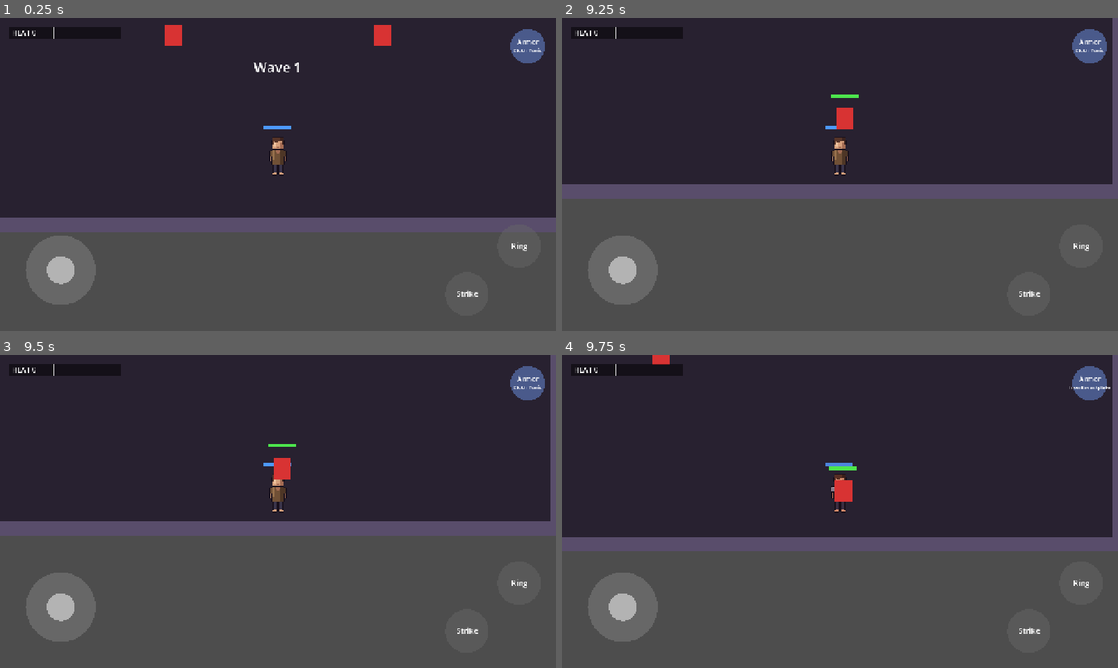
Above: before the commit, frames 1-4 (two rows, left to right).
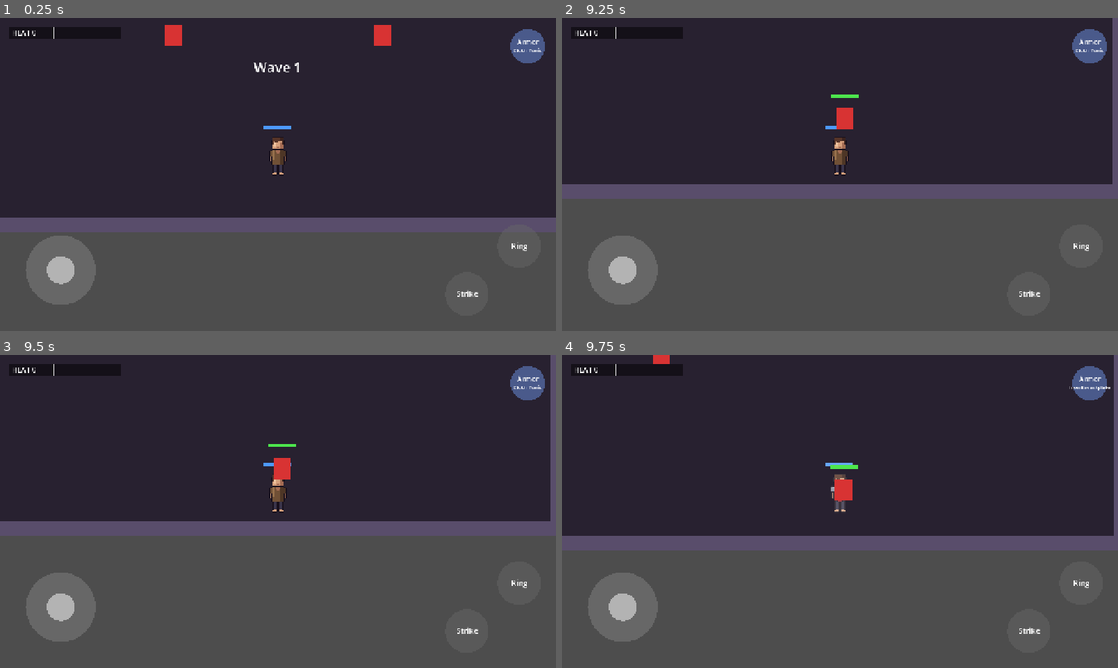
Above: after the commit, the same moments.

Repository: heytylo-png/star-patrol
Game: Godot game, scene res://scenes/hollow_throne.tscn
The game is run twice, just before and just after one commit, with the same random seed, the same clock (stepped at 60 frames per second) and the same inputs.
Inputs (mouse positions are in pixels of both pictures, inside the frame that each line leads up to):
- Up to frame 1 (0.25 s): no input
- Up to frame 2 (9.25 s): tap Enter at 0.5, 3.5, 5.75 s; move the mouse to (962, 158) at 0.52 s; hold D (move_right) 0.53-1.25 s; hold 3 (swap_armor) 0.53-1.25 s; click (962, 158) at 0.67 s; drag from (728, 190) to (812, 237) at 1.27 s; tap Space at 2, 5, 6.5 s; move the mouse to (895, 105) at 2.02 s; hold D (move_right) 2.03-2.75 s; hold 3 (swap_armor) 2.03-2.75 s; drag from (812, 237) to (673, 127) at 2.77 s; move the mouse to (1006, 221) at 3.52 s; hold A (move_left) 3.53-4.25 s; hold 3 (swap_armor) 3.53-4.25 s; drag from (673, 127) to (756, 96) at 4.27 s; move the mouse to (867, 174) at 5.02 s; hold S (move_down) 5.03-5.75 s; hold 3 (swap_armor) 5.03-5.75 s; click (867, 174) at 5.17 s; drag from (756, 96) to (728, 190) at 5.77 s; move the mouse to (962, 158) at 6.52 s; hold W (move_up) 6.53-7.25 s; hold 3 (swap_armor) 6.53-7.25 s; drag from (728, 190) to (812, 237) at 7.27 s; move the mouse to (895, 105) at 8.02 s; hold S (move_down) 8.03-8.75 s; hold 3 (swap_armor) 8.03-8.75 s; drag from (812, 237) to (673, 127) at 8.77 s
- Up to frame 3 (9.5 s): no input
- Up to frame 4 (9.75 s): move the mouse to (1006, 558) at 9.52 s; hold W (move_up) from 9.53 s (still down); hold 3 (swap_armor) from 9.53 s (still down); click (1006, 558) at 9.67 s

Frames 1-3 are identical in both runs. In frame 4, 1.1% of the frame differs, in the area x 0-100%, y 0-63%.

Commit message:
Combat feel 1/6: white hit flash, knockback and hit-stop
- HitFlash helper + hit_flash shader: whole character flashes white on hit
- Enemies and player get knocked back away from the attacker
- CombatFeel autoload (scenes/combat_feel.tscn) with a 0.05 s hit-stop
- Enemy.take_hit(amount, source, feedback) replaces direct take_damage calls
- All numbers are @export (Hit feedback group, CombatFeel scene)

Co-Authored-By: Claude Opus 5.5 <noreply@anthropic.com>
Claude-Session: https://claude.ai/code/session_019ZoxFiAo42TsUSjR1Jd1ko

Diff:
--- a/project.godot
+++ b/project.godot
@@ -10,6 +10,10 @@
 config/description="A co-op pixel-art mobile action RPG for 1-4 players."
 run/main_scene="res://scenes/hollow_throne.tscn"
 config/features=PackedStringArray("4.7", "Mobile")
+
+[autoload]
+
+CombatFeel="*res://scenes/combat_feel.tscn"
 
 [display]
 
--- /dev/null
+++ b/scenes/combat_feel.tscn
@@ -0,0 +1,6 @@
+[gd_scene load_steps=2 format=3]
+
+[ext_resource type="Script" path="res://scripts/combat_feel.gd" id="1_feel"]
+
+[node name="CombatFeel" type="Node"]
+script = ExtResource("1_feel")
--- /dev/null
+++ b/scripts/combat_feel.gd
@@ -0,0 +1,28 @@
+extends Node
+## Global combat polish, available everywhere as `CombatFeel` (an autoload).
+## Open scenes/combat_feel.tscn to tune the numbers in the Inspector.
+
+@export_group("Hit-stop")
+@export var hit_stop_duration: float = 0.05     ## Seconds the game freezes on each hit.
+@export var hit_stop_time_scale: float = 0.05   ## Game speed during the freeze (0 = full stop).
+
+var _stop_until_msec: int = 0
+
+
+func _ready() -> void:
+	process_mode = Node.PROCESS_MODE_ALWAYS
+
+
+func _process(_delta: float) -> void:
+	if Engine.time_scale != 1.0 and Time.get_ticks_msec() >= _stop_until_msec:
+		Engine.time_scale = 1.0
+
+
+## Freezes the game briefly. Overlapping calls extend the freeze instead of stacking it.
+func hit_stop(duration: float = -1.0) -> void:
+	if duration < 0.0:
+		duration = hit_stop_duration
+	if duration <= 0.0:
+		return
+	_stop_until_msec = maxi(_stop_until_msec, Time.get_ticks_msec() + int(duration * 1000.0))
+	Engine.time_scale = hit_stop_time_scale
--- a/scripts/enemy.gd
+++ b/scripts/enemy.gd
@@ -12,6 +12,11 @@
 @export var attack_damage: int = 4
 @export var attack_cooldown: float = 1.5      ## Seconds between hits.
 
+@export_group("Hit feedback")
+@export var flash_duration: float = 0.1        ## White flash when hit, in seconds.
+@export var knockback_strength: float = 140.0  ## Push speed when hit (pixels per second).
+@export var knockback_friction: float = 900.0  ## How fast the push slows down.
+
 @export_group("Look")
 @export var bar_width: float = 32.0           ## HP bar width (bigger for bosses).
 @export var bar_offset: float = 28.0          ## How far above the center the HP bar sits.
@@ -22,15 +27,24 @@
 var _aggro: bool = false
 var _attack_timer: float = 0.0
 var _player: Player = null
+var _knockback: Vector2 = Vector2.ZERO
+var _flash: HitFlash
 
 
 func _ready() -> void:
 	hp = max_hp
 	add_to_group("enemies")  # The tap-to-target code looks for this group.
+	_flash = HitFlash.new(self)
 
 
 func _physics_process(delta: float) -> void:
 	_attack_timer = maxf(_attack_timer - delta, 0.0)
+	if _knockback != Vector2.ZERO:
+		# Being pushed back: no chasing or attacking until the push ends.
+		velocity = _knockback
+		move_and_slide()
+		_knockback = _knockback.move_toward(Vector2.ZERO, knockback_friction * delta)
+		return
 	if _player == null or not is_instance_valid(_player):
 		_player = get_tree().get_first_node_in_group("player") as Player
 		if _player == null:
@@ -47,16 +61,27 @@
 		move_and_slide()
 	elif _attack_timer <= 0.0:
 		_attack_timer = attack_cooldown
-		_player.take_damage(attack_damage)
+		_player.take_damage(attack_damage, self)
 
 
+## Damage with no attacker (no knockback).
 func take_damage(amount: int) -> void:
+	take_hit(amount, null)
+
+
+## Damage from `source`: white flash, knockback away from the source, and a short hit-stop.
+## Set `feedback` to false for small repeated damage (like burning) to skip knockback and hit-stop.
+func take_hit(amount: int, source: Node2D = null, feedback: bool = true) -> void:
 	if hp <= 0:
 		return  # Already dying (removal happens at the end of the frame).
 	_aggro = true  # Getting hit always makes it fight back.
 	hp -= amount
 	queue_redraw()
-	_flash()
+	_flash.play(flash_duration)
+	if feedback:
+		if source:
+			_knockback = source.global_position.direction_to(global_position) * knockback_strength
+		CombatFeel.hit_stop()
 	if hp <= 0:
 		died.emit()
 		queue_free()
@@ -67,12 +92,6 @@
 	queue_redraw()
 
 
-func _flash() -> void:
-	modulate = Color(1, 0.4, 0.4)
-	var tween := create_tween()
-	tween.tween_property(self, "modulate", Color.WHITE, 0.15)
-
-
 func _draw() -> void:
 	# Red ring under the enemy when it's the player's target.
 	if _targeted:
--- a/scripts/flame_warden.gd
+++ b/scripts/flame_warden.gd
@@ -78,7 +78,7 @@
 
 func _flame_strike() -> void:
 	_cooldowns[0] = strike_cooldown
-	target.take_damage(strike_damage)
+	target.take_hit(strike_damage, self)
 	_gain_heat(strike_heat_gain)
 
 
@@ -89,7 +89,7 @@
 	for node in get_tree().get_nodes_in_group("enemies"):
 		var enemy := node as Enemy
 		if enemy and global_position.distance_to(enemy.global_position) <= ring_radius:
-			enemy.take_damage(ring_damage)
+			enemy.take_hit(ring_damage, self)
 	# Expanding fire ring, drawn in _draw().
 	var tween := create_tween()
 	tween.tween_method(_set_ring_effect, 0.0, 1.0, 0.35)
--- /dev/null
+++ b/scripts/hit_flash.gd
@@ -0,0 +1,32 @@
+class_name HitFlash
+extends RefCounted
+## White hit flash for a character and everything drawn under it.
+## Call HitFlash.new(self) in _ready(), then play(duration) on each hit.
+
+const SHADER: Shader = preload("res://shaders/hit_flash.gdshader")
+
+var _node: CanvasItem
+var _material: ShaderMaterial
+var _tween: Tween
+
+
+func _init(node: CanvasItem) -> void:
+	_node = node
+	_material = ShaderMaterial.new()
+	_material.shader = SHADER
+	node.material = _material
+	# Children (body polygon, sprite layers) draw with the same material.
+	for child in node.find_children("*", "CanvasItem", true, false):
+		child.use_parent_material = true
+
+
+func play(duration: float) -> void:
+	if _tween:
+		_tween.kill()
+	_material.set_shader_parameter("flash", 1.0)
+	_tween = _node.create_tween()
+	_tween.tween_method(_set_flash, 1.0, 0.0, duration)
+
+
+func _set_flash(value: float) -> void:
+	_material.set_shader_parameter("flash", value)
--- a/scripts/player.gd
+++ b/scripts/player.gd
@@ -14,32 +14,40 @@
 @export var attack_cooldown: float = 0.8   ## Seconds between auto-attacks.
 @export var joystick: TouchJoystick        ## Drag your joystick node here in the Inspector.
 
+@export_group("Hit feedback")
+@export var flash_duration: float = 0.1       ## White flash when hit, in seconds.
+@export var knockback_strength: float = 80.0  ## Push speed when hit (pixels per second).
+@export var knockback_friction: float = 900.0 ## How fast the push slows down.
+
 var target: Enemy = null
 var hp: int
 var is_dead: bool = false
 var _attack_timer: float = 0.0
-var _flash_tween: Tween
+var _knockback: Vector2 = Vector2.ZERO
+var _flash: HitFlash
 
 
 func _ready() -> void:
 	hp = max_hp
 	add_to_group("player")  # Enemies find the player through this group.
+	_flash = HitFlash.new(self)
 
 
 func _physics_process(delta: float) -> void:
-	_move()
+	_move(delta)
 	_attack_timer = maxf(_attack_timer - delta, 0.0)
 	_try_auto_attack()
 
 
-func _move() -> void:
+func _move(delta: float) -> void:
 	var direction: Vector2 = Vector2.ZERO
 	if joystick and joystick.output != Vector2.ZERO:
 		direction = joystick.output
 	else:
 		# D-pad buttons and keyboard (WASD / arrow keys) both feed these actions.
 		direction = Input.get_vector("move_left", "move_right", "move_up", "move_down")
-	velocity = direction * move_speed
+	velocity = direction * move_speed + _knockback
+	_knockback = _knockback.move_toward(Vector2.ZERO, knockback_friction * delta)
 	move_and_slide()
 
 
@@ -62,27 +70,26 @@
 	if _attack_timer > 0.0:
 		return  # Still cooling down.
 	_attack_timer = attack_cooldown
-	target.take_damage(attack_damage)
+	target.take_hit(attack_damage, self)
 	_on_auto_attack_hit(target)
 
 
-func take_damage(amount: int) -> void:
+## Called when an enemy hits the player. `source` (the attacker) sets the knockback direction.
+func take_damage(amount: int, source: Node2D = null) -> void:
 	if is_dead:
 		return
 	hp = maxi(hp - amount, 0)
 	queue_redraw()
-	if _flash_tween:
-		_flash_tween.kill()
+	_flash.play(flash_duration)
+	if source:
+		_knockback = source.global_position.direction_to(global_position) * knockback_strength
+	CombatFeel.hit_stop()
 	if hp == 0:
 		is_dead = true
 		velocity = Vector2.ZERO
 		set_physics_process(false)
 		modulate = Color(0.4, 0.4, 0.4)
 		died.emit()
-		return
-	modulate = Color(1, 0.4, 0.4)
-	_flash_tween = create_tween()
-	_flash_tween.tween_property(self, "modulate", Color.WHITE, 0.15)
 
 
 func heal_full() -> void:
--- /dev/null
+++ b/shaders/hit_flash.gdshader
@@ -0,0 +1,9 @@
+shader_type canvas_item;
+// Mixes everything drawn toward flash_color. HitFlash animates `flash` from 1 to 0 on each hit.
+
+uniform float flash : hint_range(0.0, 1.0) = 0.0;
+uniform vec4 flash_color : source_color = vec4(1.0, 1.0, 1.0, 1.0);
+
+void fragment() {
+	COLOR.rgb = mix(COLOR.rgb, flash_color.rgb, flash);
+}
Not shown, added: scripts/armor_button.gd.uid
Not shown, added: scripts/armor_piece.gd.uid
Not shown, added: scripts/character_sprite.gd.uid
Not shown, added: scripts/combat_feel.gd.uid
Not shown, added: scripts/enemy.gd.uid
Not shown, added: scripts/flame_warden.gd.uid
Not shown, added: scripts/heat_bar.gd.uid
Not shown, added: scripts/hit_flash.gd.uid
Not shown, added: scripts/main.gd.uid
Not shown, added: scripts/player.gd.uid
Not shown, added: scripts/room_director.gd.uid
Not shown, added: scripts/skill_button.gd.uid
(and 3 more such lines)
